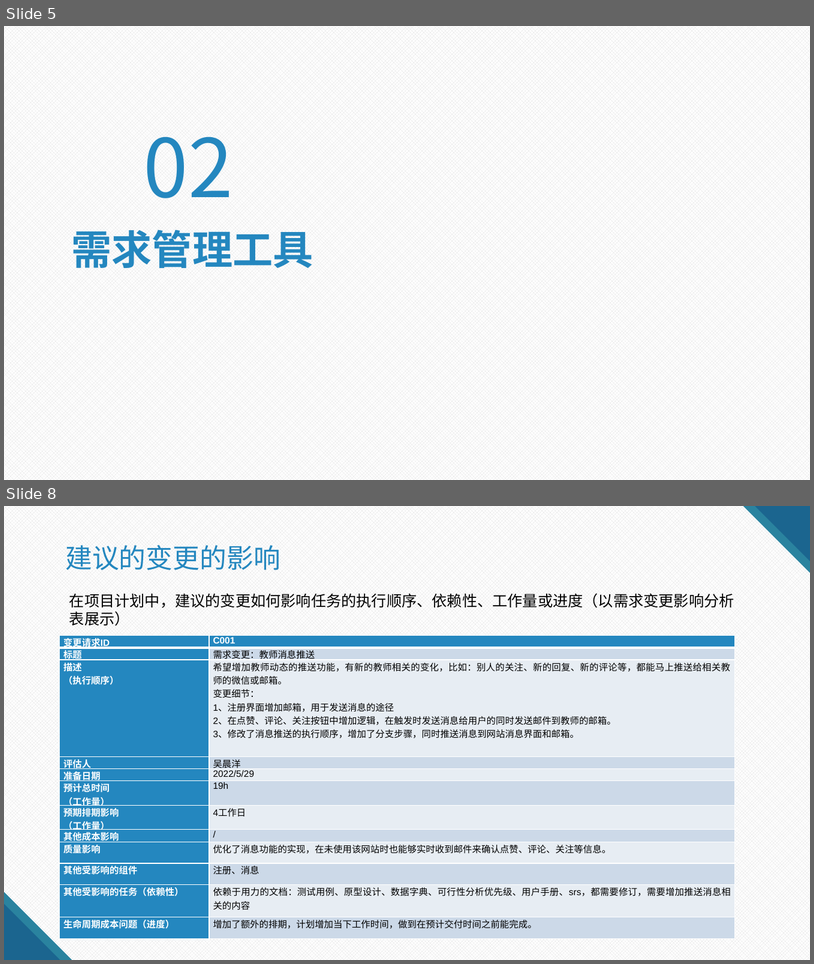
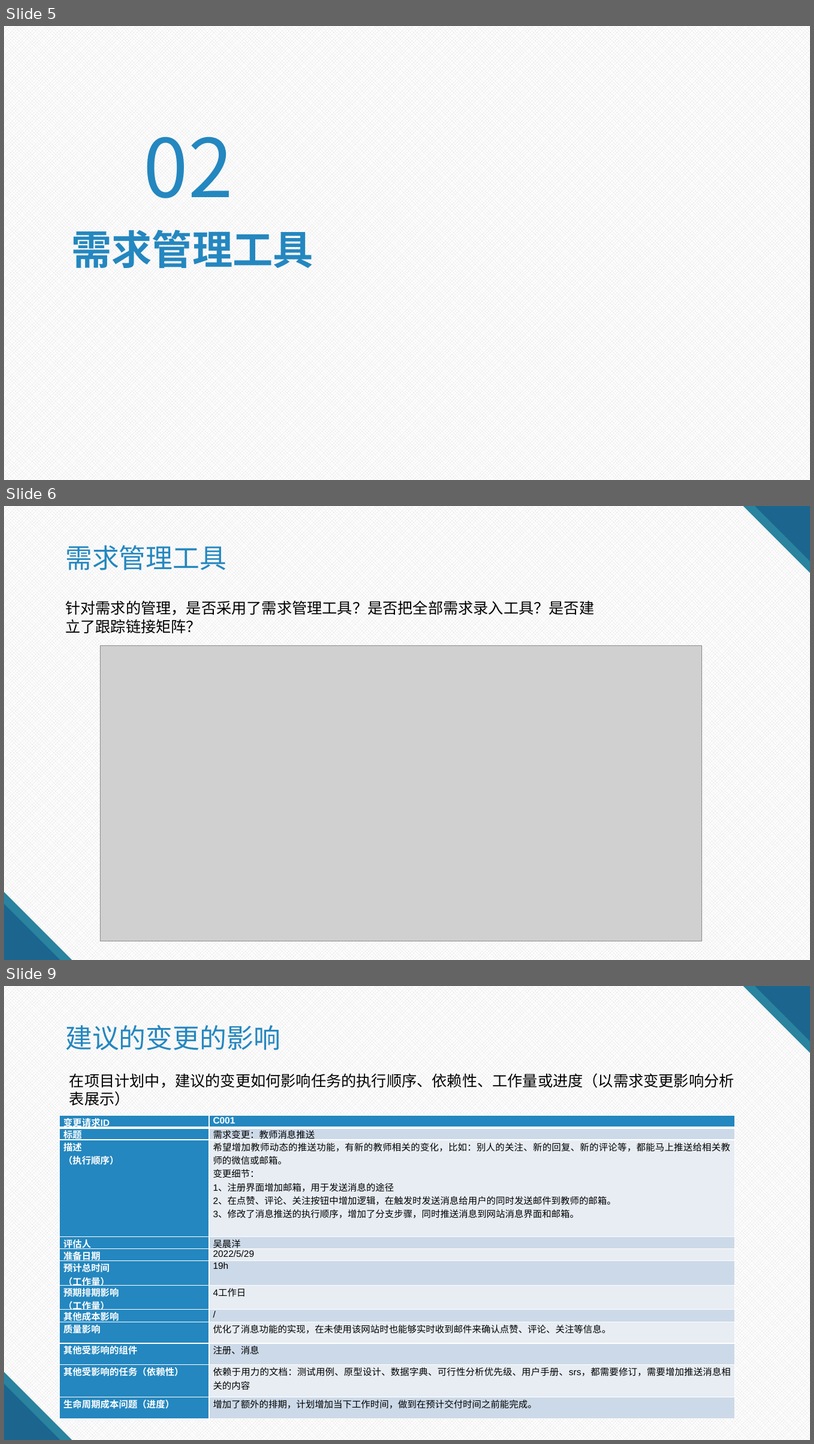
Before and after one commit to on6nx/requirement, a slide deck: 3.requirement/5.需求变更/G07需求变更评审.pptx. Shown one above the other, each under a label of ours: slides 5 and 8 before the commit, slides 5, 6 and 9 after it; the slides between them are not shown. The pictures are 814x964 and 814x1444 pixels, drawn with LibreOffice and Linux fonts; fonts in the diff are those of the drawing; grey boxes stand for pictures; background and template pictures are left out. Boxes give left, top, right and bottom in pixels: in the first picture for what was removed or moved away, otherwise in the second. Text is boxed around its words. In the diff, an @@ line names an element or a change of style, - is before the commit and + after.

```diff
--- a/3.requirement/5.需求变更/G07需求变更评审.pptx
+++ b/3.requirement/5.需求变更/G07需求变更评审.pptx
@@ slide 6 added at [4,506,810,960], background pattern #D9D9D9 on #FFFFFF; not listed: 4 template elements that a slide beside it also shows @@
@@ title added at [65,545,227,570], 32 pt, text #2487BF @@
+需求管理工具
@@ text added at [65,600,594,633], 18 pt, text #000000 @@
+针对需求的管理，是否采用了需求管理工具？是否把全部需求录入工具？是否建立了跟踪链接矩阵？
@@ picture added at [101,646,702,941] @@
@@ what was slide 8 is now slide 9 @@
```
Also in this commit, not shown: 2 slides changed.
